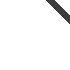
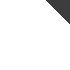
Layer changes from the first 70 x 70 image to the second:
painted on "2" over [left=55, top=0, right=70, bottom=15]
